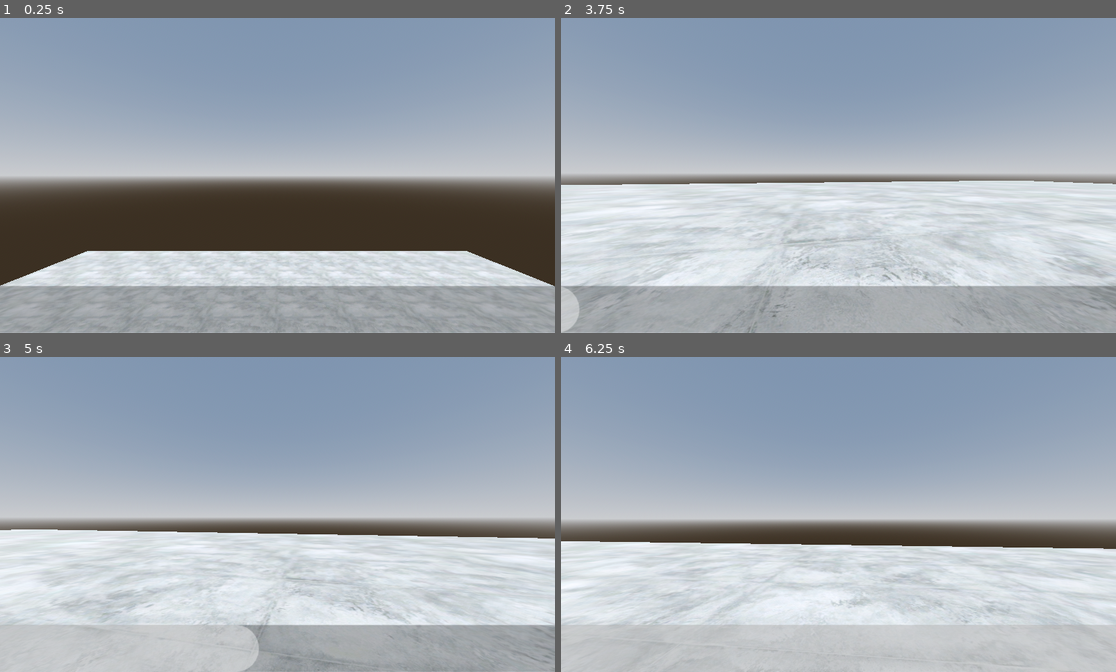
Above: before the commit, frames 1-4 (two rows, left to right).
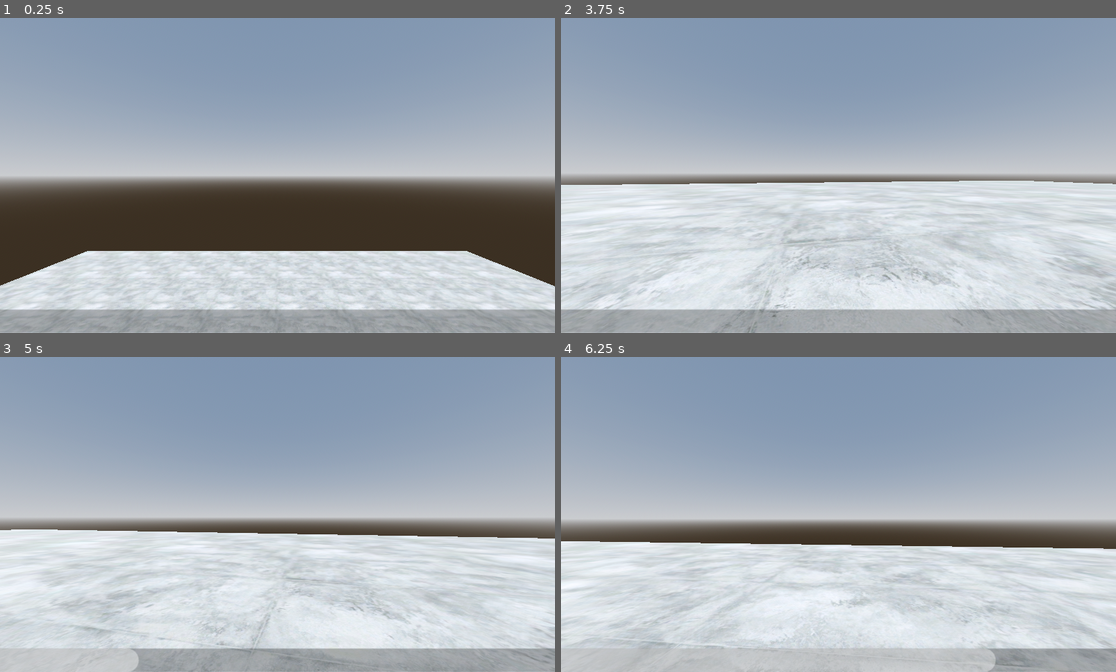
Above: after the commit, the same moments.

Repository: p4tk4n/humbum
Game: Godot game, scene res://world/scene/world.tscn
Same seed, same stepped clock (60 frames per second), same inputs: the game is played once before the commit and once after it. This scene is started directly instead of the project's main scene.
Inputs (mouse positions are in pixels of both pictures, inside the frame that each line leads up to):
- Up to frame 1 (0.25 s): no input
- Up to frame 2 (3.75 s): move the mouse to (866, 175) at 0.52 s; hold Ctrl (sprint) 0.53-1.28 s; hold W (forward) from 0.53 s (still down); tap Space (jump) at 0.77, 1.52, 3.02 s; move the mouse to (810, 175) at 1.27 s; tap Ctrl (sprint) at 1.35, 2.85 s; move the mouse to (849, 169) at 2.02 s; hold Ctrl (sprint) 2.03-2.78 s; move the mouse to (832, 181) at 2.77 s; move the mouse to (877, 178) at 3.52 s; hold Ctrl (sprint) from 3.53 s (still down)
- Up to frame 3 (5 s): keep holding W (forward); tap Space (jump) at 3.77, 4.52 s; move the mouse to (233, 511) at 4.27 s; release Ctrl (sprint) at 4.28 s; tap Ctrl (sprint) at 4.35 s
- Up to frame 4 (6.25 s): move the mouse to (844, 514) at 5.02 s; hold Ctrl (sprint) 5.03-5.78 s; move the mouse to (816, 508) at 5.77 s; release W (forward) at 5.78 s; hold D (right) from 5.78 s (still down); tap Ctrl (sprint) at 5.85 s; tap Space (jump) at 6.02 s

The runs differ from the first frame. In frame 1, 7.5% of the frame differs, in the area x 0-100%, y 84-93%; in frame 2, 7.6%, in the area x 0-100%, y 84-100%; in frame 3, 7.0%; in frame 4, 5.4%.

Commit message:
player sprint bar

Diff:
--- a/hum/player/scene/player.tscn
+++ b/hum/player/scene/player.tscn
@@ -31,13 +31,18 @@
 anchor_right = 0.5
 anchor_bottom = 1.0
 offset_left = -215.0
-offset_top = -10.0
+offset_top = -5.0
 offset_right = 215.0
 grow_horizontal = 2
 grow_vertical = 0
 theme_override_constants/separation = 10
 
 [node name="sprint_bar" type="ProgressBar" parent="hud_layer/BoxContainer"]
-custom_minimum_size = Vector2(430, 10)
+custom_minimum_size = Vector2(430, 5)
 layout_mode = 2
 show_percentage = false
+
+[node name="sprint_delay_timer" type="Timer" parent="."]
+one_shot = true
+
+[connection signal="timeout" from="sprint_delay_timer" to="." method="_on_sprint_delay_timer_timeout"]
--- a/hum/player/script/player.gd
+++ b/hum/player/script/player.gd
@@ -21,6 +21,7 @@
 @onready var head = $head
 @onready var camera = $head/Camera3D
 @onready var sprint_bar = $hud_layer/BoxContainer/sprint_bar
+@onready var sprint_delay_timer = $sprint_delay_timer
 
 func _ready():
 	Input.set_mouse_mode(Input.MOUSE_MODE_CAPTURED)
@@ -40,20 +41,31 @@
 	if Input.is_action_just_pressed("jump") and is_on_floor():
 		velocity.y = JUMP_VELOCITY
 	#sprintovanie
+
+
+	# Sprint control
 	if Input.is_action_pressed("sprint") and can_sprint:
 		speed = SPRINT_SPEED
 	else:
 		speed = WALK_SPEED
 
-	if speed > 5.0 and sprint_bar.value < sprint_bar.max_value:
+	# Handle sprint bar filling when sprinting
+	if speed > 5.0 and can_sprint:
 		sprint_bar.value += delta * sprint_bar_progress_speed
-	elif speed < 5.0:
+		if sprint_bar.value >= sprint_bar.max_value:
+			can_sprint = false  # Disable sprint when bar fills completely
+
+	# Handle sprint bar depletion when not sprinting
+	elif sprint_delay_timer.is_stopped():
 		sprint_bar.value -= delta * sprint_bar_progress_speed
-	elif sprint_bar.value >= sprint_bar.max_value:
-		can_sprint = false
-	elif sprint_bar.value < sprint_bar.max_value:
-		can_sprint = true
+		can_sprint = true  # Allow sprinting while recharging
 
+	# Start depletion delay when stopping sprint
+	if Input.is_action_just_released("sprint"):
+		sprint_delay_timer.start(0.5)  # Shorter 0.5s delay
+
+	# Final can_sprint check
+	can_sprint = can_sprint and sprint_bar.value < sprint_bar.max_value
 
 	#movement
 	var input_dir = Input.get_vector("left", "right", "forward", "backward")
@@ -83,3 +95,5 @@
 	pos.y = sin(time * bobbing_freq) * bobbing_amp
 	pos.x = cos(time * bobbing_freq / 2) * bobbing_amp
 	return pos
+
+#func _on_sprint_delay_timer_timeout() -> void:
